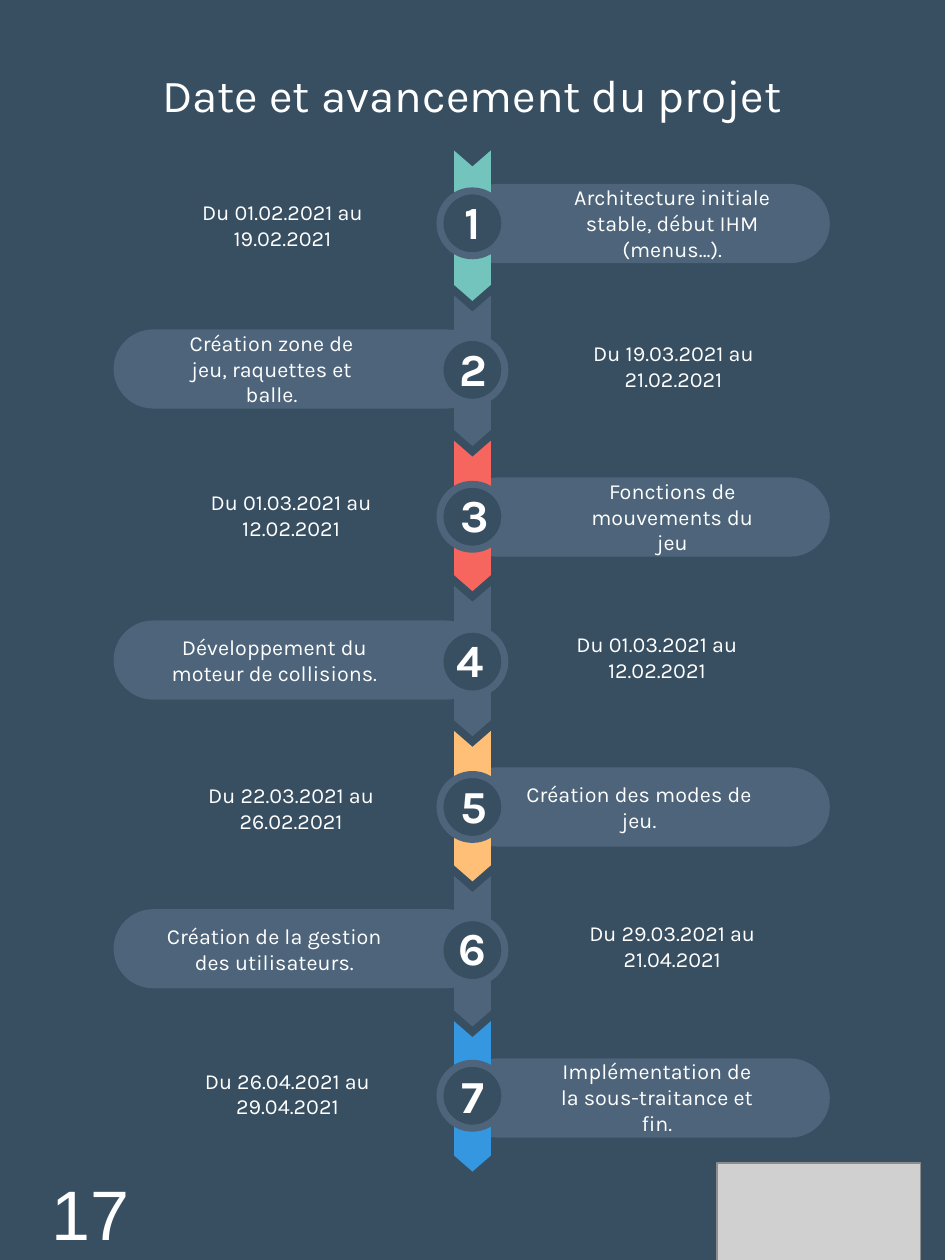
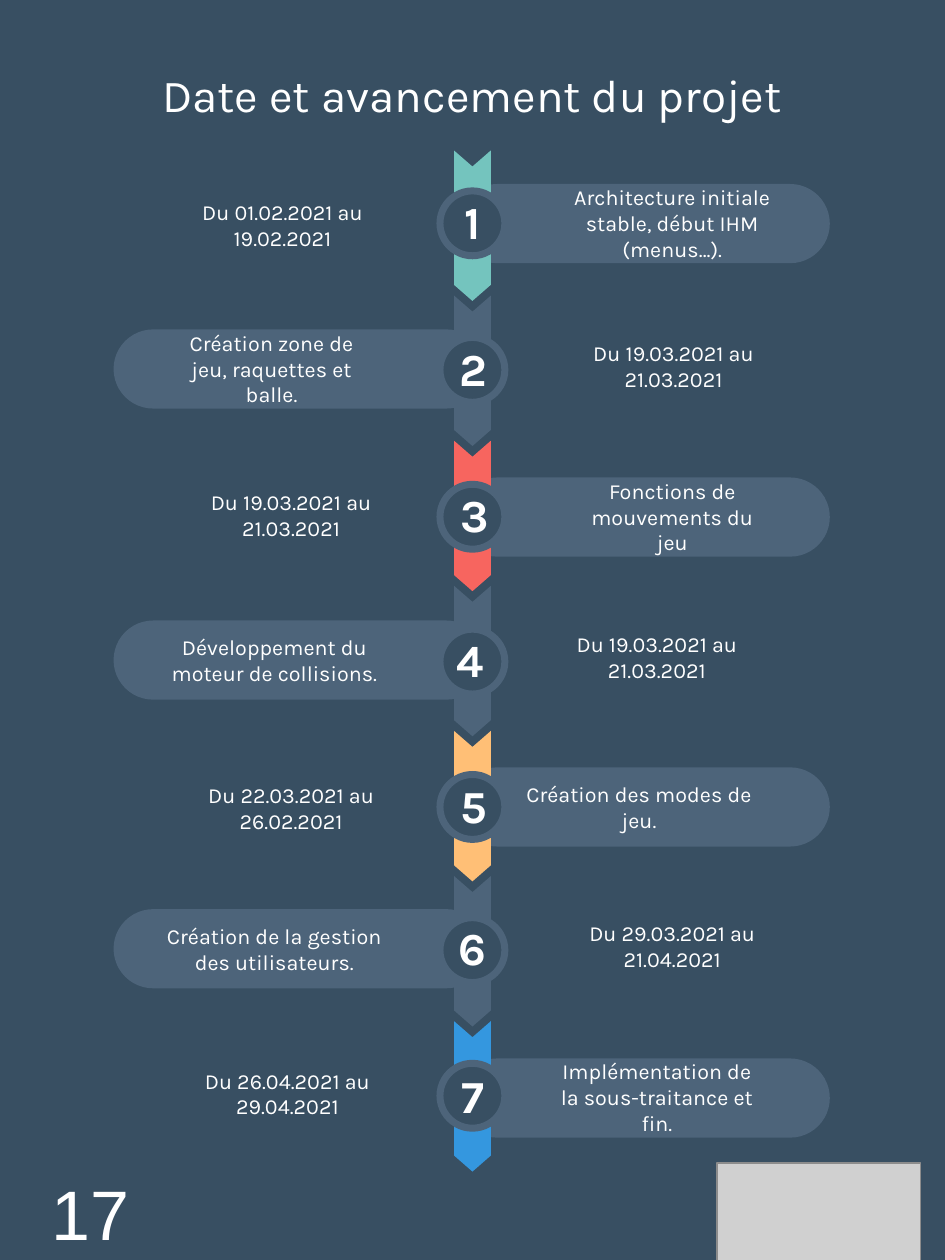
Before and after one commit to Loicpln/Projet_Algo_N2, a slide deck: slide 17 of Elements de presentation/Soutenance finale.pptx. Drawn at 945x1260 pixels with LibreOffice and Linux fonts; fonts in the diff are those of the drawing; grey boxes stand for pictures. Boxes give left, top, right and bottom in pixels: in the first picture for what was removed or moved away, otherwise in the second. Text is boxed around its words. In the diff, an @@ line names an element or a change of style, - is before the commit and + after.

```diff
--- a/Elements de presentation/Soutenance finale.pptx
+++ b/Elements de presentation/Soutenance finale.pptx
@@ text at (593,347,754,388): text changed @@
-Du 19.03.2021 au 21.02.2021
+Du 19.03.2021 au 21.03.2021
@@ text at (211,496,371,537): text changed @@
-Du 01.03.2021 au 12.02.2021
+Du 19.03.2021 au 21.03.2021
@@ text at (577,638,737,679): text changed @@
-Du 01.03.2021 au 12.02.2021
+Du 19.03.2021 au 21.03.2021
```
Also in this commit, not shown: 34 slides removed.
